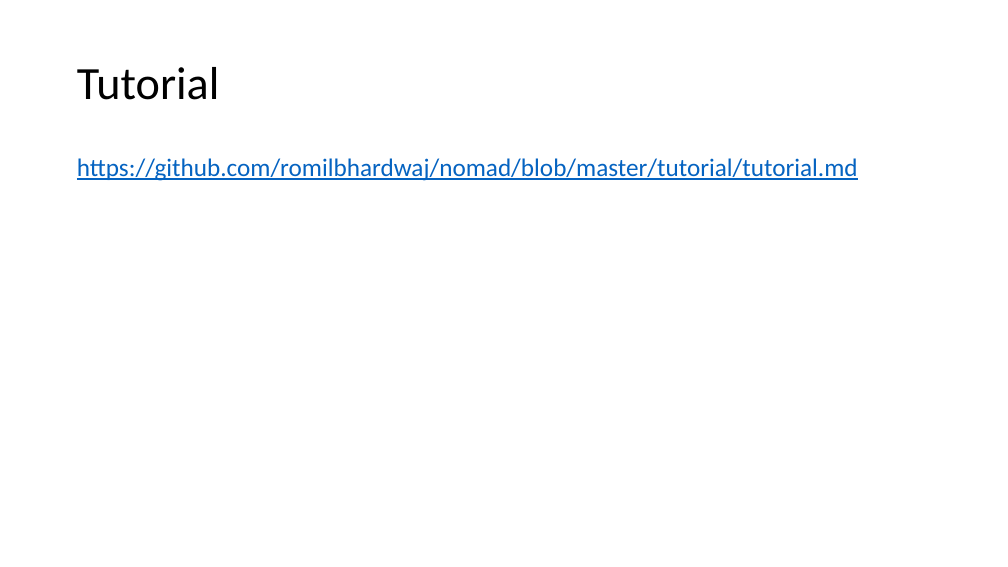
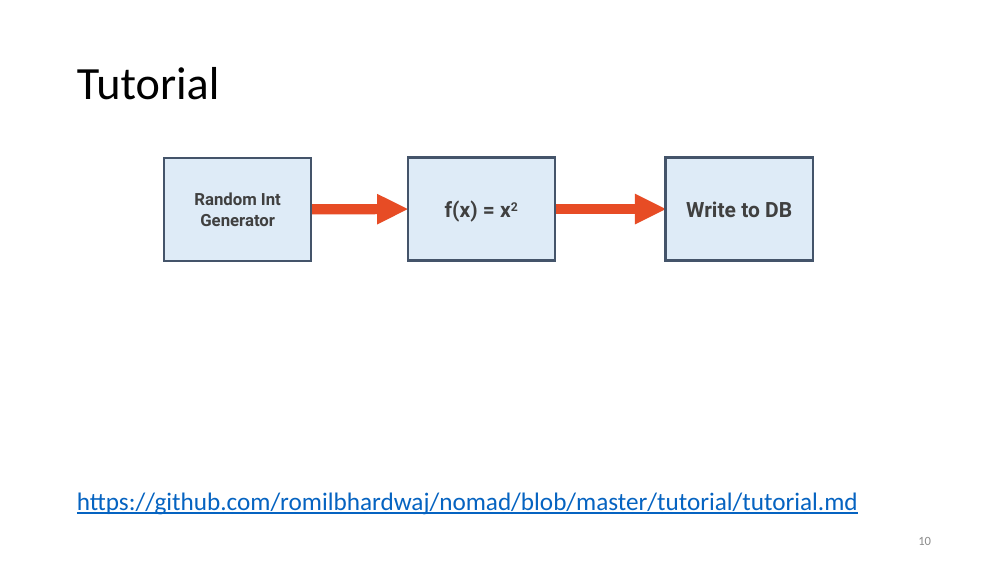
Before and after one commit to romilbhardwaj/nomad, a slide deck: slide 10 of tutorial/Nomad Bootcamp.pptx. Drawn at 1008x567 pixels with LibreOffice and Linux fonts; fonts in the diff are those of the drawing. Boxes give left, top, right and bottom in pixels: in the first picture for what was removed or moved away, otherwise in the second. Text is boxed around its words. In the diff, an @@ line names an element or a change of style, - is before the commit and + after.

Commit message:
Add images to tutorial.

```diff
--- a/tutorial/Nomad Bootcamp.pptx
+++ b/tutorial/Nomad Bootcamp.pptx
@@ rectangle added at box(164, 158, 312, 261), fill #DEEBF7, outline #44546A 2.25 pt, 16 pt, text #404040, bold @@
+Random Int Generator
@@ rectangle added at box(408, 157, 555, 260), fill #DEEBF7, outline #44546A 2.25 pt, 20 pt, text #404040, bold @@
+f(x) = x2
@@ rectangle added at box(666, 157, 814, 260), fill #DEEBF7, outline #44546A 2.25 pt, 20 pt, text #404040, bold @@
+Write to DB
@@ arrow added from (312, 209) to (408, 209), #E74C25 9.75 pt @@
@@ arrow added from (555, 209) to (666, 209), #E74C25 9.75 pt @@
@@ text "https://github.com/romilbhardwaj/nomad/blob/master/tutorial/ ...": place and size @@
-text "https://github.com/romilbhardwaj/nomad/blob/master/tutorial/ ..." at box(77, 158, 858, 181)
+text "https://github.com/romilbhardwaj/nomad/blob/master/tutorial/ ..." at box(77, 492, 858, 515)
@@ page number added at box(918, 537, 931, 545), 12 pt, text #8C8C8C @@
+10
```
Also in this commit, not shown: 9 other slides changed, 2 other files.
